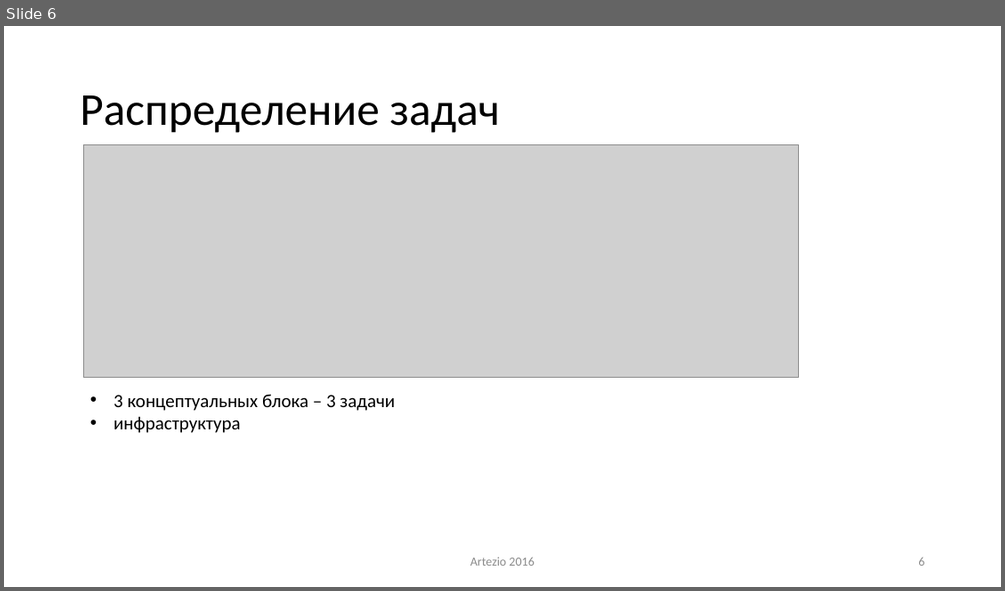
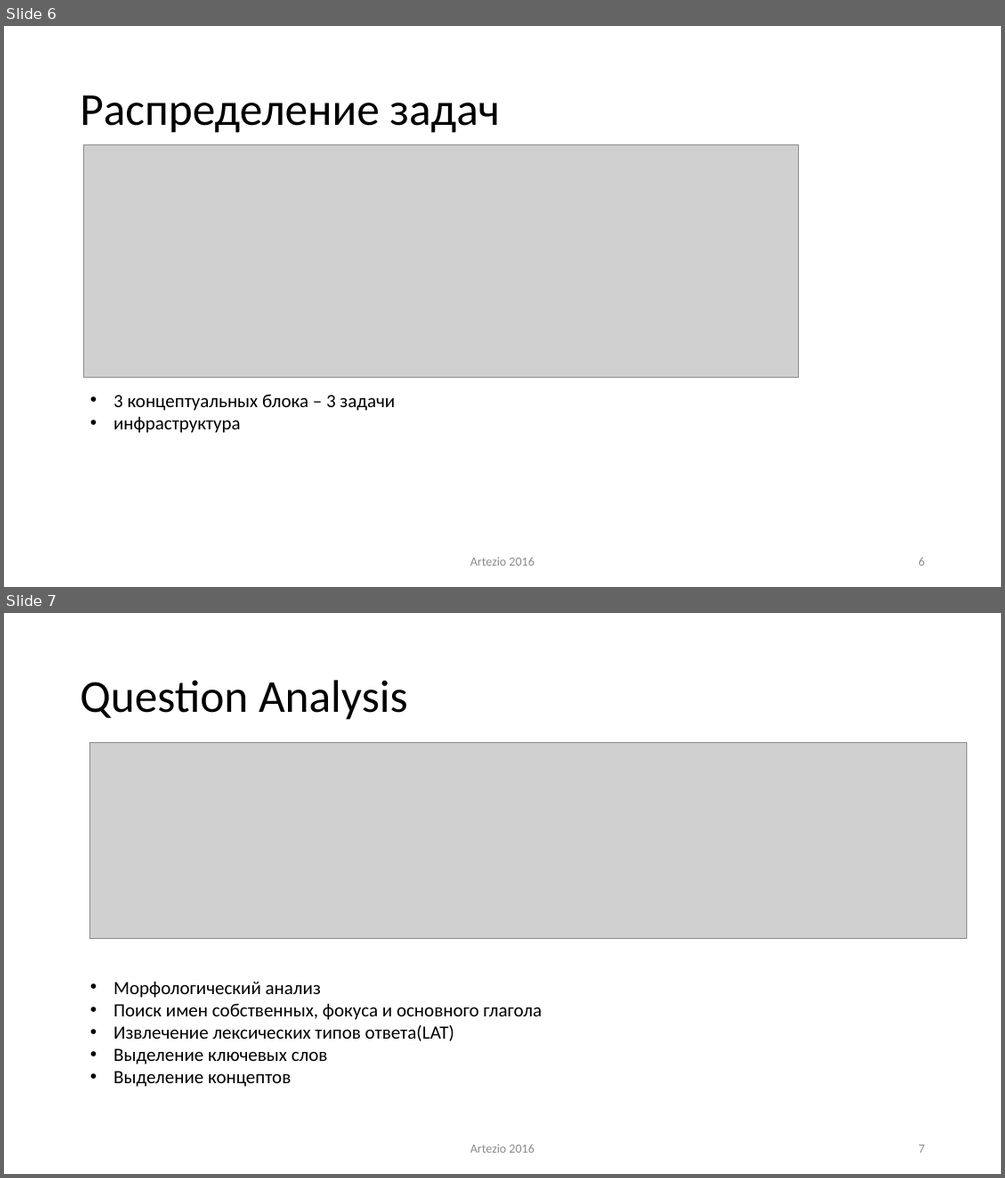
Before and after one commit to ike3/yodaqa, a slide deck: doc/Presentation.pptx. Shown one above the other, each under a label of ours: slide 6 before the commit, slides 6 and 7 after it. The pictures are 1005x591 and 1005x1178 pixels, drawn with LibreOffice and Linux fonts; fonts in the diff are those of the drawing; grey boxes stand for pictures. Boxes give left, top, right and bottom in pixels: in the first picture for what was removed or moved away, otherwise in the second. Text is boxed around its words. In the diff, an @@ line names an element or a change of style, - is before the commit and + after.

Commit message:
[Презентация] QuestionAnalisys часть добавлена.

```diff
--- a/doc/Presentation.pptx
+++ b/doc/Presentation.pptx
@@ slide 7 added at (4, 613, 1001, 1174), background #FFFFFF @@
@@ title added at (80, 680, 408, 720), 44 pt, text #000000 @@
+Question Analysis
@@ picture added at (89, 742, 967, 938) @@
@@ text added at (113, 981, 542, 1086), 18 pt, text #000000 @@
+• Морфологический анализ
+• Поиск имен собственных, фокуса и основного глагола
+• Извлечение лексических типов ответа(LAT)
+• Выделение ключевых слов
+• Выделение концептов
@@ text added at (470, 1143, 534, 1152), 12 pt, text #8C8C8C @@
+Artezio 2016
@@ page number added at (918, 1144, 924, 1152), 12 pt, text #8C8C8C @@
+7
```
Also in this commit, not shown: 11 other slides changed, 10 other slides added.
